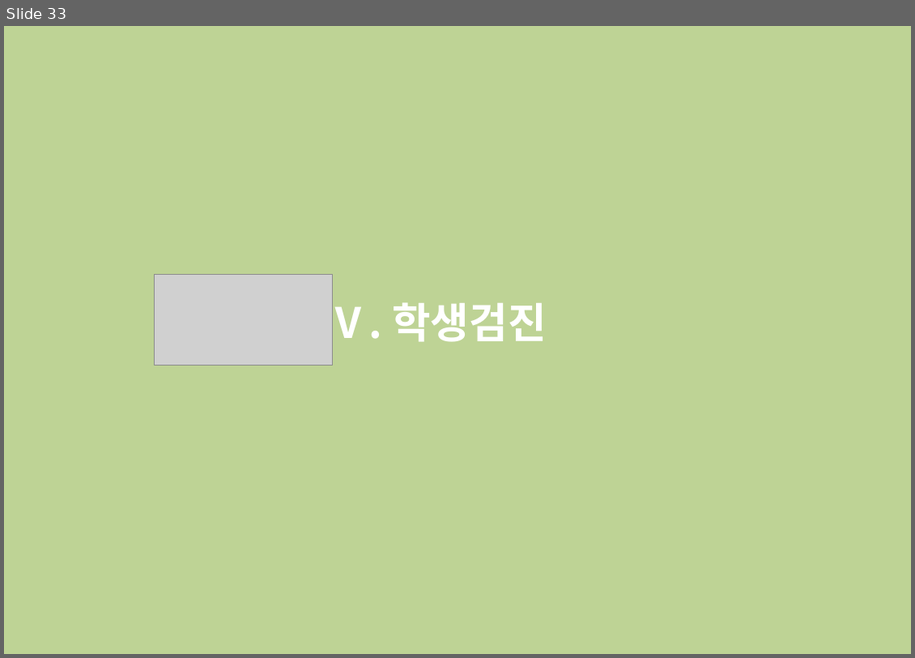
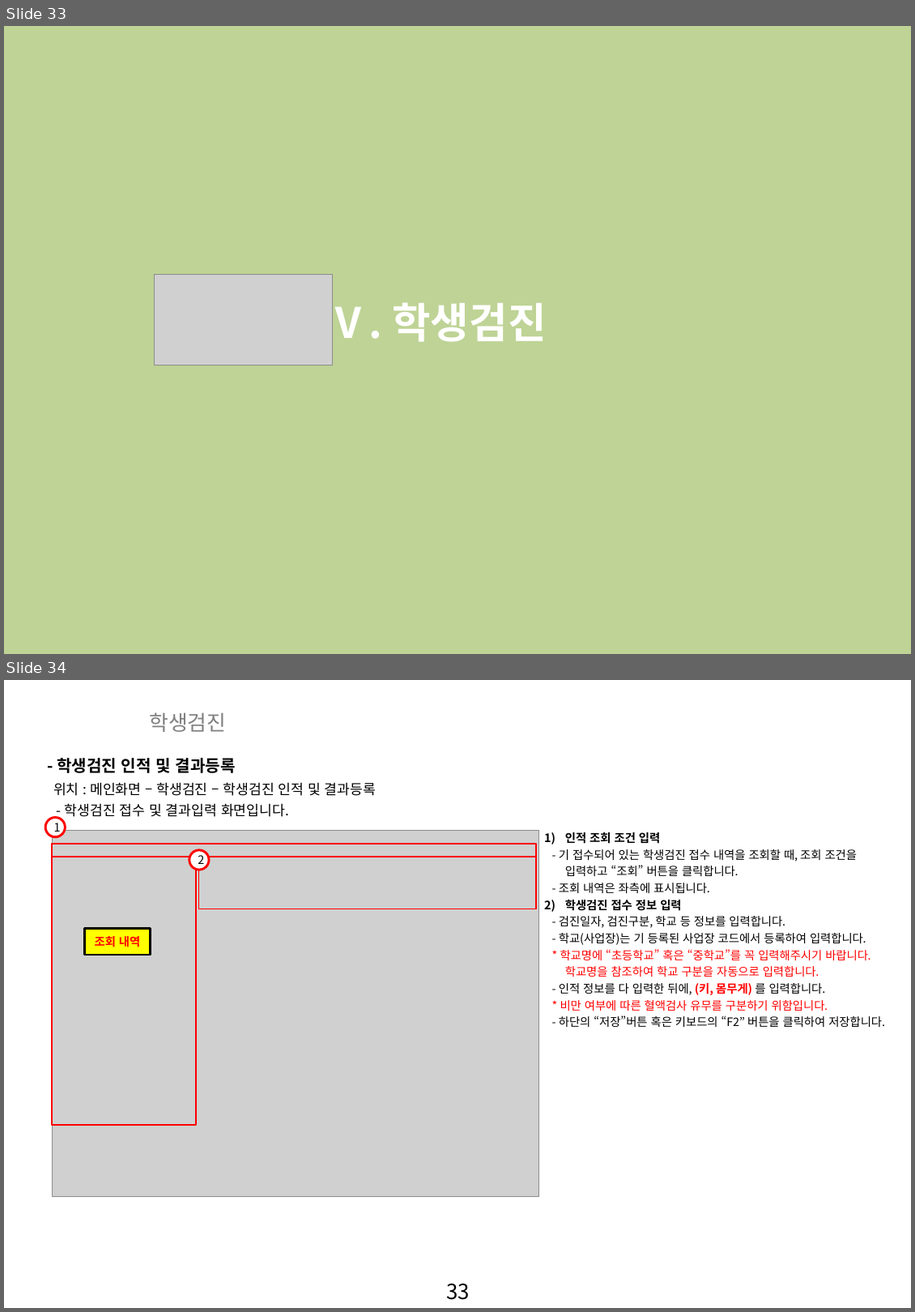
Before and after one commit to zooxop/ailiss_manual, a slide deck: manual/앨리스_매뉴얼_작업중.pptx. Shown one above the other, each under a label of ours: slide 33 before the commit, slides 33 and 34 after it. The pictures are 915x658 and 915x1312 pixels, drawn with LibreOffice and Linux fonts; fonts in the diff are those of the drawing; grey boxes stand for pictures; background and template pictures are left out; a plain dark background stands for a picture behind light text. Boxes give left, top, right and bottom in pixels: in the first picture for what was removed or moved away, otherwise in the second. Text is boxed around its words. In the diff, an @@ line names an element or a change of style, - is before the commit and + after.

Commit message:
SMS꼭 하고.. 학생검진 합시다

```diff
--- a/manual/앨리스_매뉴얼_작업중.pptx
+++ b/manual/앨리스_매뉴얼_작업중.pptx
@@ slide 34 added at bbox=[4, 680, 911, 1308], background picture (left out); not listed: 1 template element that a slide beside it also shows @@
@@ text added at bbox=[149, 712, 226, 732], 18 pt, text #808080 @@
+학생검진
@@ text added at bbox=[57, 758, 236, 773], 14 pt, text #000000, bold @@
+- 학생검진 인적 및 결과등록
@@ text added at bbox=[53, 782, 376, 796], 12 pt, text #000000 @@
+위치 : 메인화면 – 학생검진 – 학생검진 인적 및 결과등록
@@ ellipse added at bbox=[45, 818, 64, 836], fill #FFFFFF, outline #FF0000 2 pt, 10 pt, text #000000 @@
+1
@@ text added at bbox=[65, 803, 289, 817], 12 pt, text #000000 @@
+- 학생검진 접수 및 결과입력 화면입니다.
@@ picture added at bbox=[52, 831, 539, 1198] @@
@@ rectangle added at bbox=[52, 844, 536, 857], outline #FF0000 1 pt @@
@@ text added at bbox=[559, 832, 885, 1027], 10 pt, text #000000 @@
+1) 인적 조회 조건 입력
+- 기 접수되어 있는 학생검진 접수 내역을 조회할 때, 조회 조건을
+입력하고 “조회” 버튼을 클릭합니다.
+- 조회 내역은 좌측에 표시됩니다.
+2) 학생검진 접수 정보 입력
+- 검진일자, 검진구분, 학교 등 정보를 입력합니다.
+- 학교(사업장)는 기 등록된 사업장 코드에서 등록하여 입력합니다.
+* 학교명에 “초등학교” 혹은 “중학교”를 꼭 입력해주시기 바랍니다.
+학교명을 참조하여 학교 구분을 자동으로 입력합니다.
+- 인적 정보를 다 입력한 뒤에, (키, 몸무게) 를 입력합니다.
+* 비만 여부에 따른 혈액검사 유무를 구분하기 위함입니다.
+- 하단의 “저장”버튼 혹은 키보드의 “F2” 버튼을 클릭하여 저장합니다.
@@ rectangle added at bbox=[52, 857, 196, 1125], outline #FF0000 1 pt @@
@@ ellipse added at bbox=[189, 850, 208, 870], fill #FFFFFF, outline #FF0000 2 pt, 10 pt, text #000000 @@
+2
@@ rectangle added at bbox=[198, 857, 536, 909], outline #FF0000 1 pt @@
@@ rectangle added at bbox=[84, 929, 150, 955], fill #FFFF00, outline #000000 2 pt, 10 pt, text #FF0000, bold @@
+조회 내역
```
Also in this commit, not shown: 1 slide changed, 1 other slide added, 1 other file.
